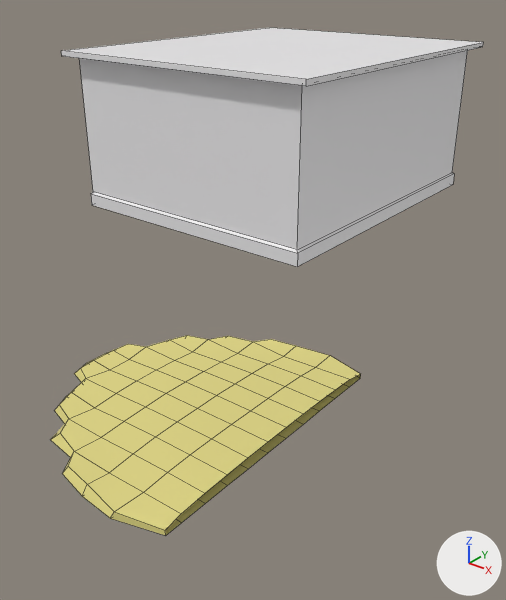
Before and after pictures for a commit that changed the Blender file Assets/_Project/Models/Heaven Plaza.blend.
The view is the same before and after, from a 50 mm lens placed at (46.0, -72.8, 24.1), pointed at (-9.7, -3.2, -19.0). The lights are fixed; the arrows at lower right show +X, +Y and +Z. Mesh edges are drawn as thin lines. Objects named as collision shapes, trigger or cutter boxes, shadow casters or lower levels of detail are left out.

Names of what the first picture shows: 'Building', 'Icosphere'.
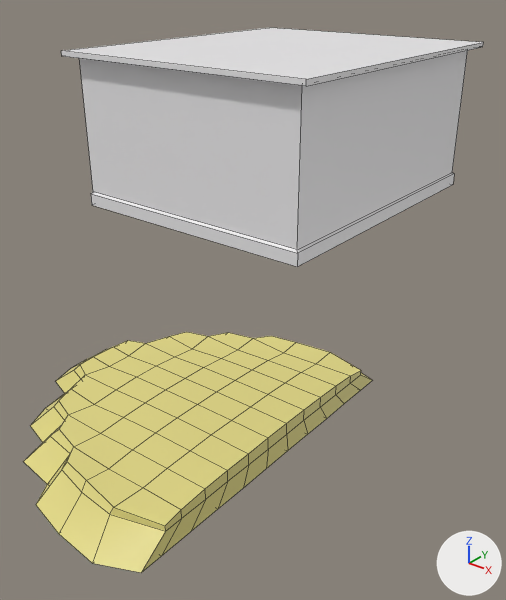
What differs and where, as boxes (x1, y1, x2, y2) in the pictures (506 x 600 px):
'Icosphere', reshaped, moved (12% wider, 20% taller): before (50, 335, 361, 536); after (23, 332, 372, 573)
part 1 of me_icosphere_001, built on: before (165, 376, 360, 535); after (23, 361, 372, 573)

The change in detail:
me_icosphere_001 is used by ob_icosphere; location (0.0, 0.0, -40.0).
me_icosphere_001 had 140 vertices, 127 faces and spanned x -43.8..-3.4, y -30.6..20.0, z -0.1..1.9.
me_icosphere_001 now has 174 vertices, 172 faces and spans x -48.2..-3.4, y -35.4..24.8, z -3.4..1.9.
Part 1, on me_icosphere_001:
12 vertices are removed from x -37.7..-10.3, y -25.5..14.9, z -0.1.
32 faces are deleted.
24 vertices move from x -30.8..-10.3, y -21.0..10.4, z -0.1 to x -24.6..-3.4, y -23.9..13.3, z -3.4.
38 vertices are added at x -48.2..-3.4, y -35.4..24.8, z -3.4.
8 new vertices lie (-8.1, 0.0, 0.0) away from vertices in x -32.8..-16.5, y -23.9..13.3, z -3.4..-0.1.
77 new faces join them.
Object 'Icosphere' (ob_icosphere) moves from (0.0, 0.0, -40.0) to (0.0, 0.0, -39.3).
